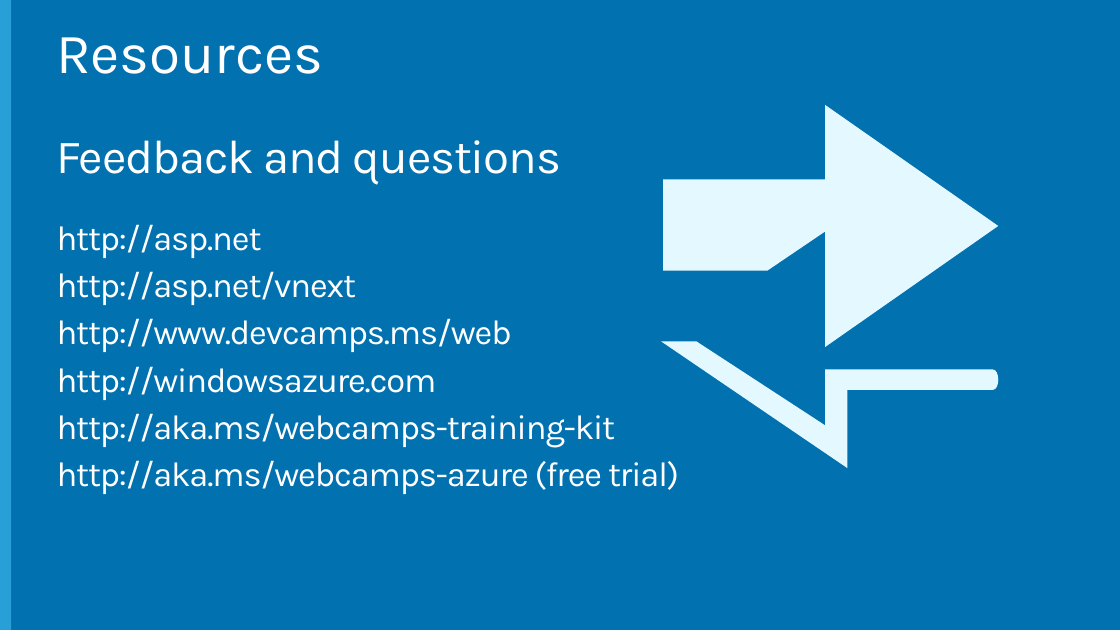
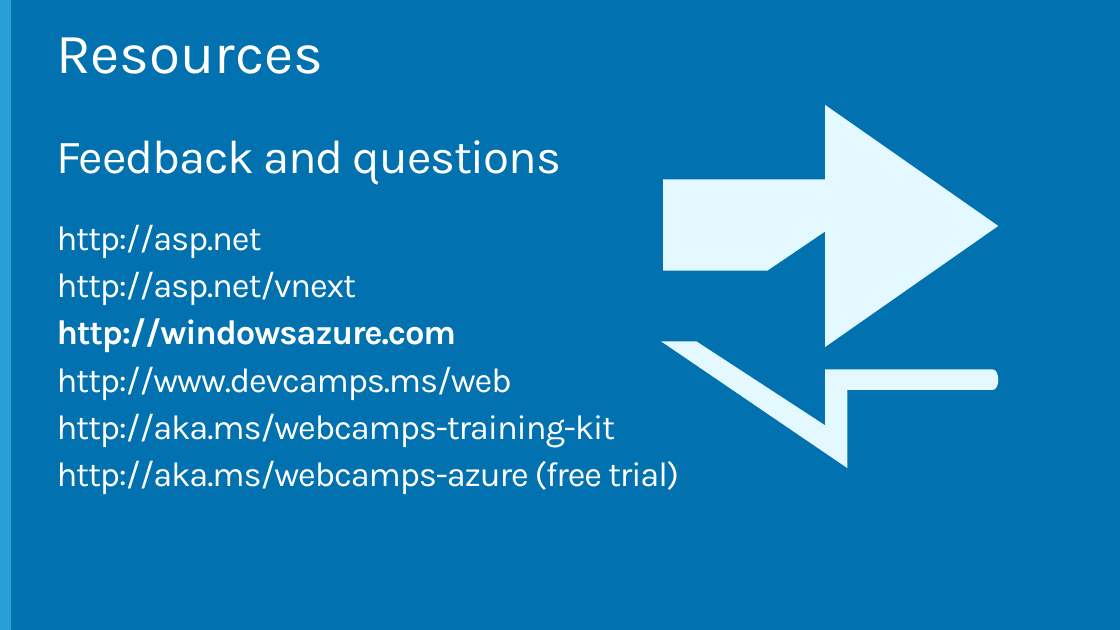
Before and after one commit to Microsoft-Web/DECK-Keynote, a slide deck: slide 24 of 1-Keynote.pptx (slide 22 before the commit). Drawn at 1120x630 pixels with LibreOffice and Linux fonts; fonts in the diff are those of the drawing; background and template pictures are left out. Boxes give left, top, right and bottom in pixels: in the first picture for what was removed or moved away, otherwise in the second. Text is boxed around its words. In the diff, an @@ line names an element or a change of style, - is before the commit and + after.

```diff
--- a/1-Keynote.pptx
+++ b/1-Keynote.pptx
@@ text at (57, 318, 457, 353): paragraph added @@
+http://windowsazure.com
@@ text at (57, 366, 437, 400): paragraph removed @@
-http://windowsazure.com
```
Also in this commit, not shown: 6 other slides changed, 2 slides added, 1 other file.
